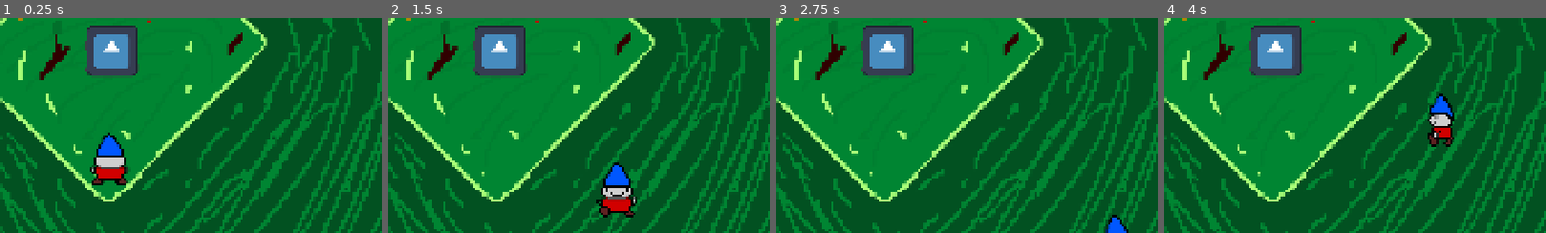
Above: before the commit, frames 1-4 (left to right).
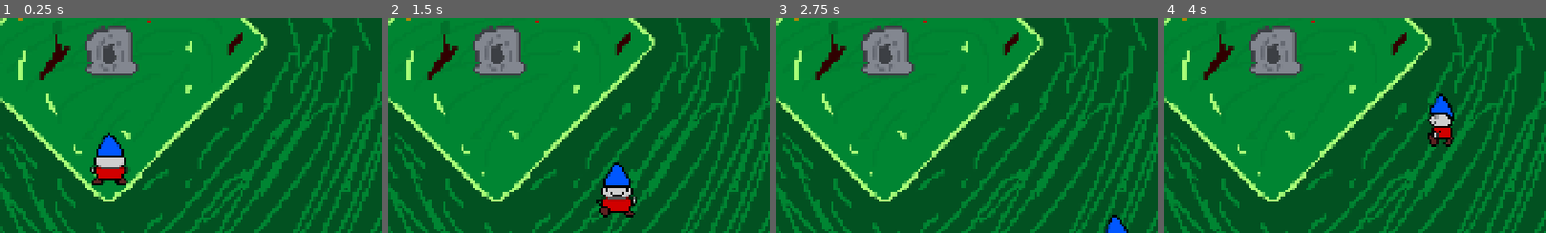
Above: after the commit, the same moments.

Repository: Tay6000/Grimblys_Adventure
Game: Godot game, scene res://world.tscn
Same seed, same stepped clock (60 frames per second), same inputs: the game is played once before the commit and once after it. The engine's default icon, where the game draws it, is replaced by a stand-in: a white triangle on a blue panel in a dark square.
Inputs:
- Up to frame 1 (0.25 s): no input
- Up to frame 2 (1.5 s): tap Enter at 0.5 s; hold D (move_right) 0.53-1.28 s; tap Space (attack) at 0.6, 1.35 s; hold S (move_down) from 1.28 s (still down)
- Up to frame 3 (2.75 s): release S (move_down) at 2.03 s; hold D (move_right) from 2.03 s (still down); tap Space (attack) at 2.1 s
- Up to frame 4 (4 s): release D (move_right) at 2.78 s; hold W (move_up) 2.78-3.53 s; tap Space (attack) at 2.85, 3.6 s; hold A (move_left) from 3.53 s (still down)
The pictures show only the part of the screen within x 35-85%, y 42-92%; the shares and areas given below are measured in that part.

The runs differ from the first frame. In frame 1, 2.6% of the frame differs, in the area x 22-36%, y 3-27%; in frame 2, 2.6%; in frame 3, 2.6%; in frame 4, 2.6%.

Commit message:
AllButMobs

Diff:
--- /dev/null
+++ b/buffs_scene.gd
@@ -0,0 +1,15 @@
+extends Node2D
+
+#buffs numbers: ["defense", "health", "attack", "speed", "cursed"]
+#cursed stats numbers: ["defense", "health", "speed"]
+
+func do_buffs_all():
+	do_buffs($buff_1)
+	do_buffs($buff_2)
+	do_buffs($buff_3)
+
+func do_buffs(button):
+	var buff = randi_range(0, 4)
+
+	if buff == 0:
+		button.Icon
--- /dev/null
+++ b/buffs_scene.tscn
@@ -0,0 +1,24 @@
+[gd_scene load_steps=2 format=3 uid="uid://do081ledljcpt"]
+
+[ext_resource type="Script" uid="uid://ck4ekqu0k33ja" path="res://buffs_scene.gd" id="1_s3j23"]
+
+[node name="buffs_scene" type="Node2D"]
+script = ExtResource("1_s3j23")
+
+[node name="buff_1" type="Button" parent="."]
+offset_left = 200.0
+offset_top = 250.0
+offset_right = 600.0
+offset_bottom = 750.0
+
+[node name="buff_2" type="Button" parent="."]
+offset_left = 700.0
+offset_top = 250.0
+offset_right = 1100.0
+offset_bottom = 750.0
+
+[node name="buff_3" type="Button" parent="."]
+offset_left = 1200.0
+offset_top = 250.0
+offset_right = 1600.0
+offset_bottom = 750.0
--- /dev/null
+++ b/fade.gd
@@ -0,0 +1,19 @@
+extends CanvasLayer
+
+@onready var color_rect = $ColorRect
+@onready var animation_player = $AnimationPlayer
+
+func _ready():
+	color_rect.visible = false
+	animation_player.animation_finished.connect(_invisible)
+
+func _invisible():
+	color_rect.visible = false
+
+func fade_out():
+	color_rect.visible = true
+	animation_player.play("fade_to_black")
+
+func fade_in():
+	color_rect.visible = true
+	animation_player.play("fade_to_scene")
--- a/player.gd
+++ b/player.gd
@@ -1,4 +1,6 @@
 extends CharacterBody2D
+@onready var fade_to_black = $"../fade_to_black"
+@onready var portal = $"../portal"
 
 var direction = "back"
 @export var base_speed = 400
@@ -13,6 +15,7 @@
 var speed_buffs = []
 var health_buffs = []
 var defense_buffs = []
+var current_health
 var gold
 var screen_size
 
@@ -22,6 +25,8 @@
 	update_defense()
 	update_health()
 	update_speed()
+	current_health = health
+	gold = 0
 
 # updated comment that does nothing
 
@@ -103,3 +108,20 @@
 	update_speed()
 	position.x = 947
 	position.y = 810
+
+func damage_player(damage) -> void:
+	current_health = current_health - damage
+
+func _on_portal_body_entered(body: Node2D) -> void:
+	fade_to_black.fade_out()
+	fade_to_black.color_rect.visible = true
+
+	update_defense()
+	update_health()
+	update_speed()
+	portal.rest_portal()
+	await get_tree().create_timer(2).timeout
+	position.x = 947
+	position.y = 810
+	fade_to_black.fade_in()
+	portal.show_portal()
--- a/portal.gd
+++ b/portal.gd
@@ -1,11 +1,12 @@
 extends Area2D
 
+func _ready() -> void:
+	reset_portal()
 
-# Called when the node enters the scene tree for the first time.
-func _ready() -> void:
-	pass # Replace with function body.
+func show_portal():
+	$portal_collision.disabled = false
+	$portal_sprite.visible = true
 
-
-# Called every frame. 'delta' is the elapsed time since the previous frame.
-func _process(delta) -> void:
-	pass
+func reset_portal():
+	$portal_collision.disabled = true
+	$portal_sprite.visible = false
--- a/world.tscn
+++ b/world.tscn
@@ -1,10 +1,11 @@
-[gd_scene load_steps=13 format=3 uid="uid://d0cobauyu36dg"]
+[gd_scene load_steps=18 format=3 uid="uid://d0cobauyu36dg"]
 
-[ext_resource type="PackedScene" uid="uid://dgd20gmn6koc2" path="res://Player.tscn" id="1_f3sb7"]
+[ext_resource type="PackedScene" uid="uid://dgd20gmn6koc2" path="res://player.tscn" id="1_f3sb7"]
 [ext_resource type="Texture2D" uid="uid://cwxom7sksus1c" path="res://icon.svg" id="1_fj7yv"]
 [ext_resource type="Texture2D" uid="uid://boxhtkxbu0efr" path="res://Sprites/cave_level.jpeg" id="1_tlwt5"]
 [ext_resource type="Script" uid="uid://c7yj4nue6vcbk" path="res://cave.gd" id="2_036b0"]
 [ext_resource type="Script" uid="uid://cppsusabp7giq" path="res://portal.gd" id="3_tlwt5"]
+[ext_resource type="Script" uid="uid://cpsfnt080v2yr" path="res://fade.gd" id="6_dwbse"]
 
 [sub_resource type="SpriteFrames" id="SpriteFrames_tlwt5"]
 animations = [{
@@ -41,6 +42,58 @@
 
 [sub_resource type="RectangleShape2D" id="RectangleShape2D_036b0"]
 size = Vector2(127.5, 125)
+
+[sub_resource type="Animation" id="Animation_pkg7o"]
+resource_name = "fade_to_black"
+tracks/0/type = "value"
+tracks/0/imported = false
+tracks/0/enabled = true
+tracks/0/path = NodePath("ColorRect:modulate")
+tracks/0/interp = 1
+tracks/0/loop_wrap = true
+tracks/0/keys = {
+"times": PackedFloat32Array(0, 1),
+"transitions": PackedFloat32Array(1, 1),
+"update": 0,
+"values": [Color(1, 1, 1, 0), Color(1, 1, 1, 1)]
+}
+
+[sub_resource type="Animation" id="Animation_gbfbk"]
+length = 0.001
+tracks/0/type = "value"
+tracks/0/imported = false
+tracks/0/enabled = true
+tracks/0/path = NodePath("ColorRect:modulate")
+tracks/0/interp = 1
+tracks/0/loop_wrap = true
+tracks/0/keys = {
+"times": PackedFloat32Array(0),
+"transitions": PackedFloat32Array(1),
+"update": 0,
+"values": [Color(1, 1, 1, 0)]
+}
+
+[sub_resource type="Animation" id="Animation_ioo17"]
+resource_name = "fade_to_scene"
+tracks/0/type = "value"
+tracks/0/imported = false
+tracks/0/enabled = true
+tracks/0/path = NodePath("ColorRect:modulate")
+tracks/0/interp = 1
+tracks/0/loop_wrap = true
+tracks/0/keys = {
+"times": PackedFloat32Array(0, 1),
+"transitions": PackedFloat32Array(1, 1),
+"update": 0,
+"values": [Color(1, 1, 1, 1), Color(1, 1, 1, 0)]
+}
+
+[sub_resource type="AnimationLibrary" id="AnimationLibrary_wse8f"]
+_data = {
+&"RESET": SubResource("Animation_gbfbk"),
+&"fade_to_black": SubResource("Animation_pkg7o"),
+&"fade_to_scene": SubResource("Animation_ioo17")
+}
 
 [node name="Node2D" type="Node2D"]
 
@@ -82,8 +135,31 @@
 [node name="portal_collision" type="CollisionShape2D" parent="portal"]
 position = Vector2(954, 542)
 shape = SubResource("RectangleShape2D_036b0")
+disabled = true
 metadata/_edit_lock_ = true
 
 [node name="player" parent="." instance=ExtResource("1_f3sb7")]
 position = Vector2(947, 810)
 scale = Vector2(4, 4)
+
+[node name="fade_to_black" type="CanvasLayer" parent="."]
+script = ExtResource("6_dwbse")
+
+[node name="ColorRect" type="ColorRect" parent="fade_to_black"]
+modulate = Color(1, 1, 1, 0)
+anchors_preset = 15
+anchor_right = 1.0
+anchor_bottom = 1.0
+grow_horizontal = 2
+grow_vertical = 2
+size_flags_horizontal = 3
+size_flags_vertical = 3
+color = Color(0, 0, 0, 1)
+metadata/_edit_lock_ = true
+
+[node name="AnimationPlayer" type="AnimationPlayer" parent="fade_to_black"]
+libraries = {
+&"": SubResource("AnimationLibrary_wse8f")
+}
+
+[connection signal="body_entered" from="portal" to="player" method="_on_portal_body_entered"]
Not shown, added: buffs_scene.gd.uid
Not shown, added: fade.gd.uid
